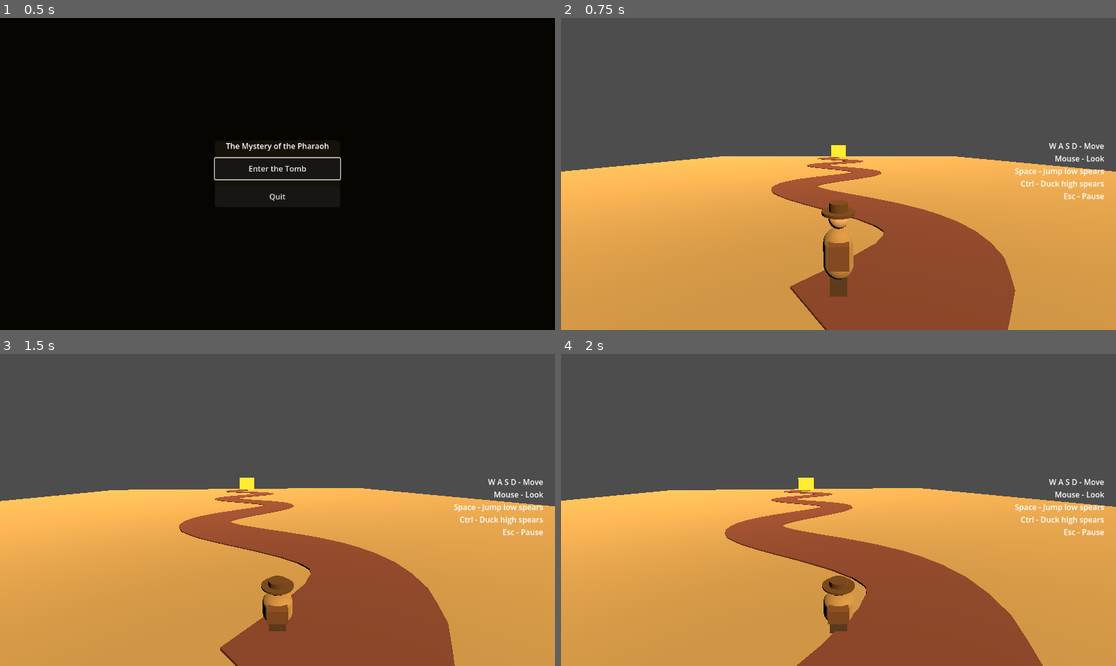
Above: before the commit, frames 1-4 (two rows, left to right).
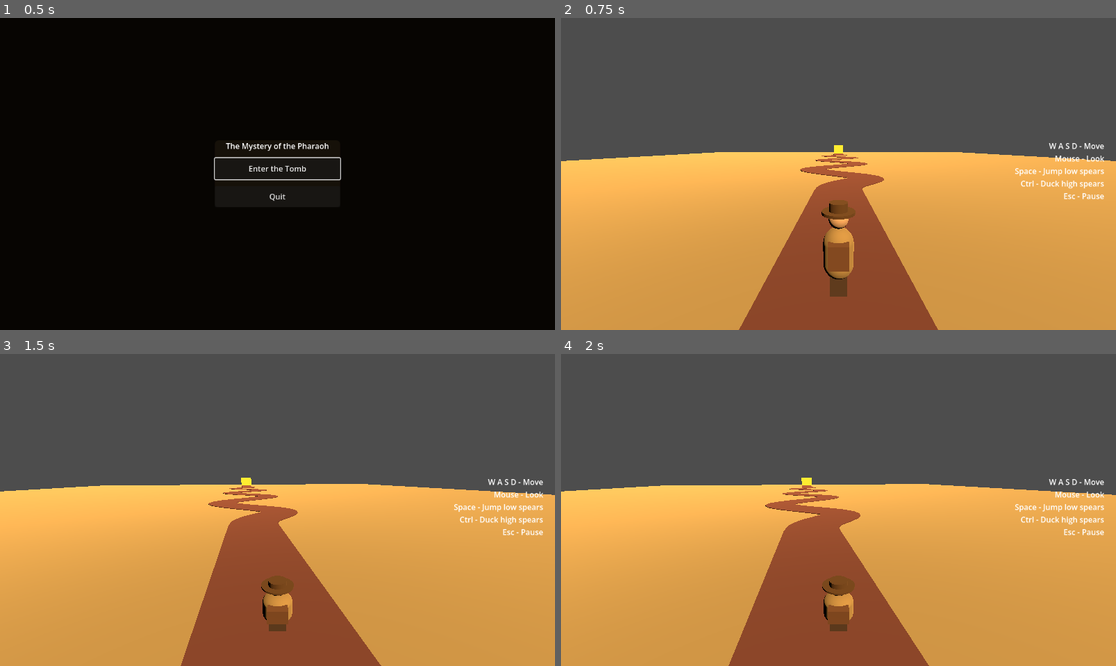
Above: after the commit, the same moments.

Repository: AnubisGott/The-Mystery-of-the-Pharaoh
Game: Godot game, scene res://main/main.tscn
Two runs of this game, one before a commit and one after it. Both use one fixed random seed, a clock stepped at 60 frames per second and the inputs below.
Inputs (mouse positions are in pixels of both pictures, inside the frame that each line leads up to):
- Up to frame 1 (0.5 s): no input
- Up to frame 2 (0.75 s): click "Enter the Tomb" at 0.5 s
- Up to frame 3 (1.5 s): tap Enter at 1.25 s; move the mouse to (305, 510) at 1.27 s; hold W (move_forward) from 1.28 s (still down); hold Ctrl (duck) from 1.28 s (still down)
- Up to frame 4 (2 s): keep holding W (move_forward); keep holding Ctrl (duck); tap Space (jump) at 1.52 s

Frame 1 is identical in both runs. In frame 2, 14% of the frame differs, in the area x 0-100%, y 40-100%; in frame 3, 14%; in frame 4, 16%, in the area x 0-100%, y 39-100%.

Commit message:
Extend the path with straight start and end
The path now runs 70 m instead of 45: a straight lead-in at the
spawn, the winding middle (faded in and out smoothly so there
are no kinks), and a straight final stretch to the gate. Sand
plane enlarged to match; the practice zone still covers the
first stretch.

Co-Authored-By: Claude Fable 5 <noreply@anthropic.com>

Diff:
--- a/levels/path.gd
+++ b/levels/path.gd
@@ -1,11 +1,16 @@
 extends Node3D
 
 const PATH_HALF_WIDTH: float = 1.5
-const START_Z: float = 20.0
-const END_Z: float = -25.0
+const START_Z: float = 30.0
+const END_Z: float = -40.0
 const AMPLITUDE: float = 3.0
 const WAVELENGTH: float = 15.0
 const SAMPLE_STEP: float = 1.0
+
+# The path is straight before/after these, winding in between.
+const WINDING_START_Z: float = 20.0
+const WINDING_END_Z: float = -30.0
+const WINDING_FADE: float = 6.0
 
 const SPEAR_MIN_INTERVAL: float = 1.6
 const SPEAR_MAX_INTERVAL: float = 3.0
@@ -13,7 +18,7 @@
 # Practice near the start: spears alternate low (jump) and high (duck)
 # in a fixed rhythm. Random spears only begin past the practice zone.
 const PRACTICE_INTERVAL: float = 2.4
-const RANDOM_SPEARS_START_Z: float = 8.0
+const RANDOM_SPEARS_START_Z: float = 18.0
 
 @onready var player: CharacterBody3D = $Player
 @onready var track: Path3D = $Track
@@ -52,9 +57,19 @@
 	return curve
 
 
-# The path winds left and right like a snake while heading forward.
+# The path winds left and right like a snake in its middle section;
+# the start and the end are straight. A smoothstep envelope fades the
+# winding in and out so there are no kinks.
 func _path_x(z: float) -> float:
-	return AMPLITUDE * sin(TAU * (START_Z - z) / WAVELENGTH)
+	if z >= WINDING_START_Z or z <= WINDING_END_Z:
+		return 0.0
+
+	var fade_in := (WINDING_START_Z - z) / WINDING_FADE
+	var fade_out := (z - WINDING_END_Z) / WINDING_FADE
+	var envelope := clampf(minf(fade_in, fade_out), 0.0, 1.0)
+	envelope = envelope * envelope * (3.0 - 2.0 * envelope)
+
+	return AMPLITUDE * envelope * sin(TAU * (WINDING_START_Z - z) / WAVELENGTH)
 
 
 func _physics_process(_delta: float) -> void:
--- a/levels/path.tscn
+++ b/levels/path.tscn
@@ -21,10 +21,10 @@
 
 [sub_resource type="BoxMesh" id="BoxMesh_sand"]
 material = SubResource("StandardMaterial3D_sand")
-size = Vector3(60, 0.25, 60)
+size = Vector3(100, 0.25, 100)
 
 [sub_resource type="BoxShape3D" id="BoxShape3D_sand"]
-size = Vector3(60, 0.25, 60)
+size = Vector3(100, 0.25, 100)
 
 [sub_resource type="Curve3D" id="Curve3D_track"]
 
@@ -66,18 +66,18 @@
 material = SubResource("StandardMaterial3D_path")
 
 [node name="GoalGate" type="MeshInstance3D" parent="."]
-transform = Transform3D(1, 0, 0, 0, 1, 0, 0, 0, 1, 0, 1.4, -26)
+transform = Transform3D(1, 0, 0, 0, 1, 0, 0, 0, 1, 0, 1.4, -41)
 mesh = SubResource("BoxMesh_goal")
 
 [node name="WinZone" type="Area3D" parent="."]
-transform = Transform3D(1, 0, 0, 0, 1, 0, 0, 0, 1, 0, 1.2, -25.4)
+transform = Transform3D(1, 0, 0, 0, 1, 0, 0, 0, 1, 0, 1.2, -40.4)
 script = ExtResource("2")
 
 [node name="CollisionShape3D" type="CollisionShape3D" parent="WinZone"]
 shape = SubResource("BoxShape3D_goalzone")
 
 [node name="Player" parent="." instance=ExtResource("1")]
-transform = Transform3D(1, 0, 0, 0, 1, 0, 0, 0, 1, 0, 1.0, 19)
+transform = Transform3D(1, 0, 0, 0, 1, 0, 0, 0, 1, 0, 1.0, 29)
 
 [node name="SpearLayer" type="CanvasLayer" parent="."]
 script = ExtResource("4")
